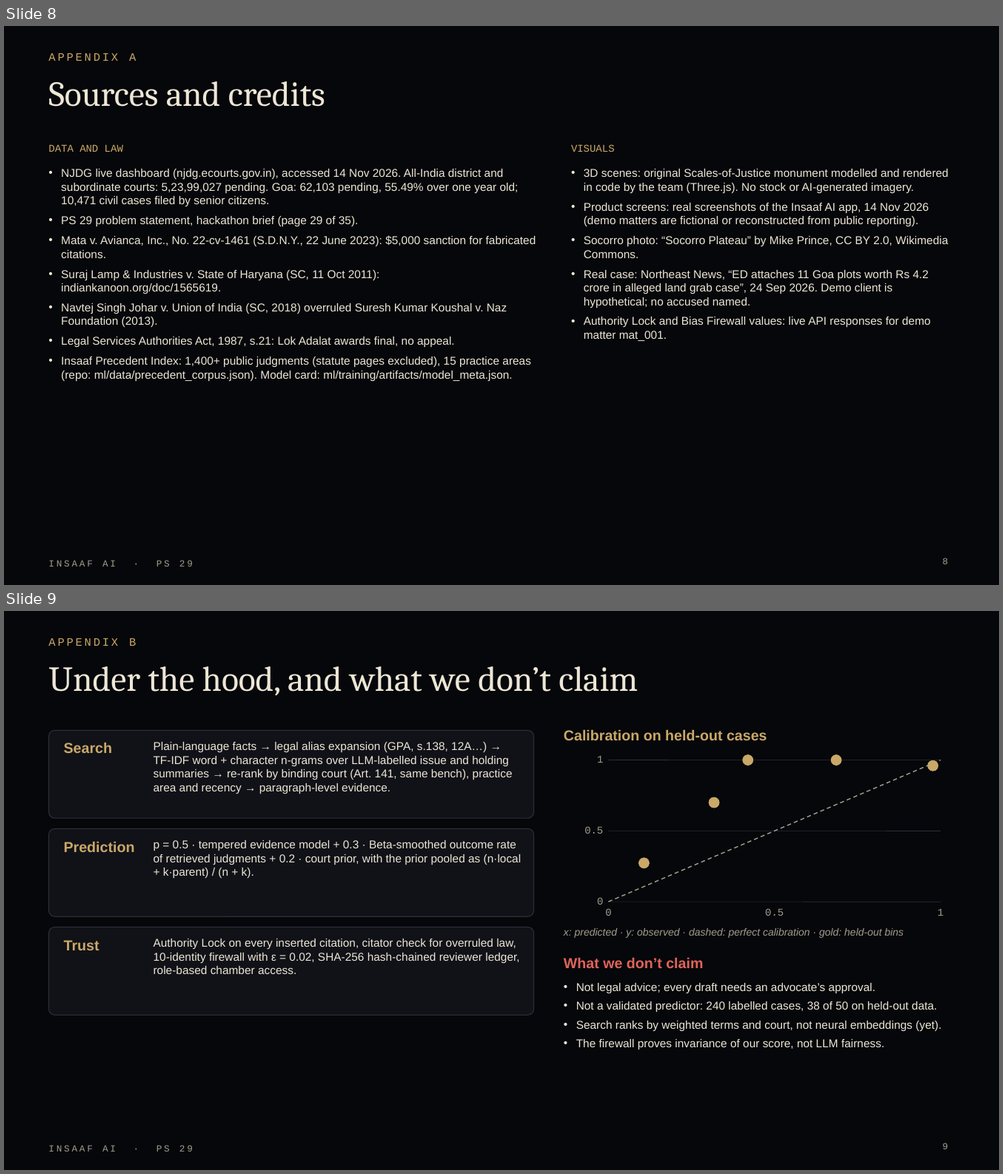
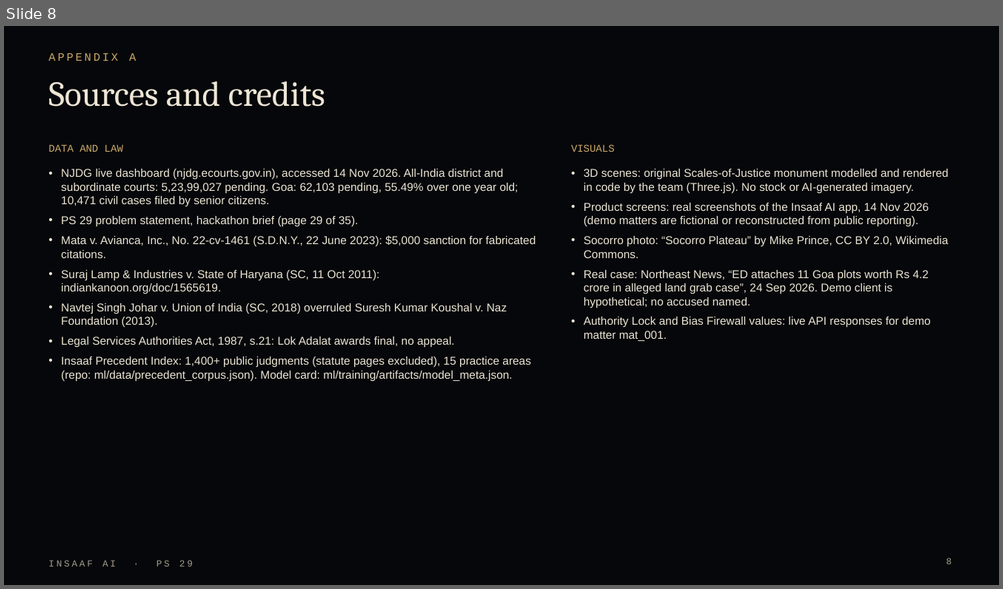
Before and after one commit to Labreo/insaaf-ai, a slide deck: pitch/Insaaf_AI_PS29_Pitch_static.pptx. Shown one above the other, each under a label of ours: slides 8 and 9 before the commit, slide 8 after it. The pictures are 1003x1174 and 1003x589 pixels, drawn with LibreOffice and Linux fonts; fonts in the diff are those of the drawing; background and template pictures are left out. Boxes give left, top, right and bottom in pixels: in the first picture for what was removed or moved away, otherwise in the second. Text is boxed around its words. In the diff, an @@ line names an element or a change of style, - is before the commit and + after.

Commit message:
feat: add new judgments to precedent corpus and update presentation

```diff
--- a/pitch/Insaaf_AI_PS29_Pitch_static.pptx
+++ b/pitch/Insaaf_AI_PS29_Pitch_static.pptx
@@ slide 9 removed at box(4, 611, 999, 1170), background picture (left out); not listed: 1 template element that a slide beside it also shows @@
@@ text removed at box(48, 638, 136, 646) @@
-APPENDIX B
@@ title removed at box(48, 667, 637, 696) @@
-Under the hood, and what we don’t claim
@@ rounded rectangle removed at box(48, 730, 534, 818) @@
@@ text removed at box(64, 743, 112, 753) @@
-Search
@@ text removed at box(153, 742, 512, 794) @@
-Plain-language facts → legal alias expansion (GPA, s.138, 12A…) → TF-IDF word + character n-grams over LLM-labelled issue and holding summaries → re-rank by binding court (Art. 141, same bench), practice area and recency → paragraph-level evidence.
@@ text removed at box(563, 729, 767, 741) @@
-Calibration on held-out cases
@@ text removed at box(597, 756, 603, 763) @@
-1
@@ line removed from (609, 760) to (940, 760) @@
@@ line removed from (609, 902) to (940, 760) @@
@@ ellipse removed at box(743, 755, 753, 766) @@
@@ ellipse removed at box(831, 755, 841, 766) @@
@@ ellipse removed at box(928, 761, 938, 772) @@
@@ ellipse removed at box(709, 797, 720, 808) @@
@@ rounded rectangle removed at box(48, 829, 534, 917) @@
@@ text removed at box(584, 826, 603, 834) @@
-0.5
@@ line removed from (609, 831) to (940, 831) @@
@@ text removed at box(64, 842, 135, 852) @@
-Prediction
@@ text removed at box(153, 840, 521, 879) @@
-p = 0.5 · tempered evidence model + 0.3 · Beta-smoothed outcome rate of retrieved judgments + 0.2 · court prior, with the prior pooled as (n·local + k·parent) / (n + k).
@@ ellipse removed at box(639, 858, 649, 869) @@
@@ text removed at box(597, 897, 603, 905) @@
-0
@@ text removed at box(605, 908, 611, 916) @@
-0
@@ line removed from (609, 902) to (940, 902) @@
@@ text removed at box(765, 908, 783, 916) @@
-0.5
@@ text removed at box(937, 909, 943, 916) @@
-1
@@ rounded rectangle removed at box(48, 927, 534, 1015) @@
@@ text removed at box(64, 940, 99, 951) @@
-Trust
@@ text removed at box(153, 939, 519, 974) @@
-Authority Lock on every inserted citation, citator check for overruled law, 10-identity firewall with ε = 0.02, SHA-256 hash-chained reviewer ledger, role-based chamber access.
@@ text removed at box(563, 928, 904, 938) @@
-x: predicted · y: observed · dashed: perfect calibration · gold: held-out bins
@@ text removed at box(563, 957, 703, 968) @@
-What we don’t claim
@@ text removed at box(576, 983, 941, 1051) @@
-• Not legal advice; every draft needs an advocate’s approval.
-• Not a validated predictor: 240 labelled cases, 38 of 50 on held-out data.
-• Search ranks by weighted terms and court, not neural embeddings (yet).
-• The firewall proves invariance of our score, not LLM fairness.
@@ page number removed at box(942, 1143, 948, 1150) @@
-9
@@ slide 8 changed as well @@
@@ page number: place and size @@
-page number at box(942, 558, 948, 565)
+page number at box(946, 558, 952, 565)
```
Also in this commit, not shown: 7 other slides changed, 1 other file.
